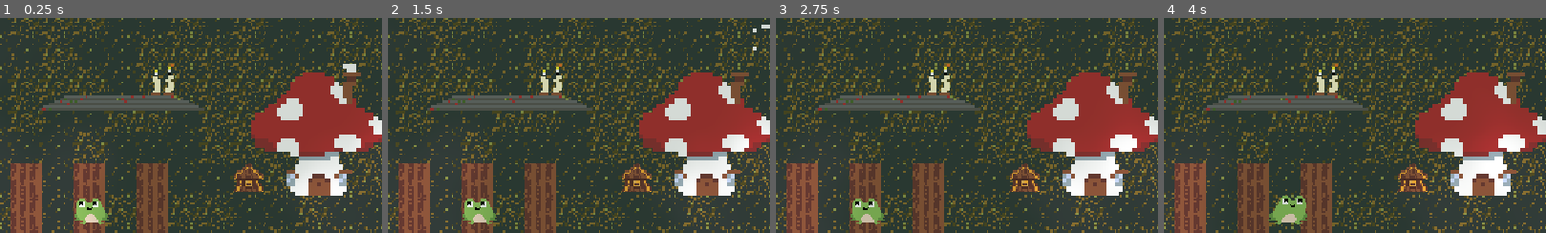
Above: before the commit, frames 1-4 (left to right).
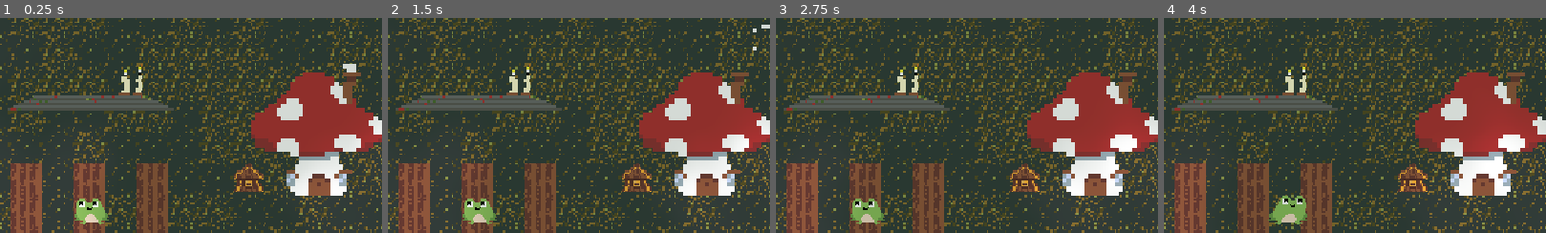
Above: after the commit, the same moments.

Repository: KennySchank/tomato-jam-26
Game: Godot game, scene res://scenes/main.tscn
Two runs of this game, one before a commit and one after it. Both use one fixed random seed, a clock stepped at 60 frames per second and the inputs below. The engine's default icon, where the game draws it, is replaced by a stand-in: a white triangle on a blue panel in a dark square.
Inputs (mouse positions are % of the whole screen's width and height, from its top left):
- Up to frame 1 (0.25 s): no input
- Up to frame 2 (1.5 s): click "Seeds ×10" at 0.5 s; click (96, 55) at 1.27 s
- Up to frame 3 (2.75 s): click (96, 45) at 2.02 s
- Up to frame 4 (4 s): click "Seeds ×10" at 2.75 s; tap Enter (ui_accept) at 3.5, 3.77 s; move the mouse to (72, 45) at 3.52 s; hold Right (move_right) from 3.53 s (still down); tap 1 at 3.6 s; click (72, 45) at 3.67 s
The pictures show only the part of the screen within x 40-90%, y 3-53%; the shares and areas given below are measured in that part.

The runs differ from the first frame. In frame 1, 2.1% of the frame differs, in the area x 2-54%, y 21-44%; in frame 2, 2.1%; in frame 3, 2.1%; in frame 4, 2.1%.

Commit message:
Scootch it err

Diff:
--- a/scenes/main.tscn
+++ b/scenes/main.tscn
@@ -133,7 +133,7 @@
 [node name="HUD" parent="." unique_id=1737727628 instance=ExtResource("11_hud")]
 
 [node name="Altar" parent="." unique_id=294149674 instance=ExtResource("12_eb6dy")]
-position = Vector2(522, 73)
+position = Vector2(476, 73)
 
 [node name="WaveManager" type="Node" parent="." unique_id=48806075]
 script = ExtResource("13_wave_mgr")
@@ -141,8 +141,10 @@
 endless_mode = true
 
 [node name="RoundEnd" parent="." unique_id=1028732954 instance=ExtResource("17_round_end")]
+visible = false
 
 [node name="GameOver" parent="." unique_id=1291462599 instance=ExtResource("18_game_over")]
+visible = false
 
 [connection signal="opened" from="Chest" to="InventoryUI" method="open_chest"]
 [connection signal="opened" from="Altar" to="InventoryUI" method="open_altar"]
Not shown: 1 places in scenes/main.tscn that only renumber resources
